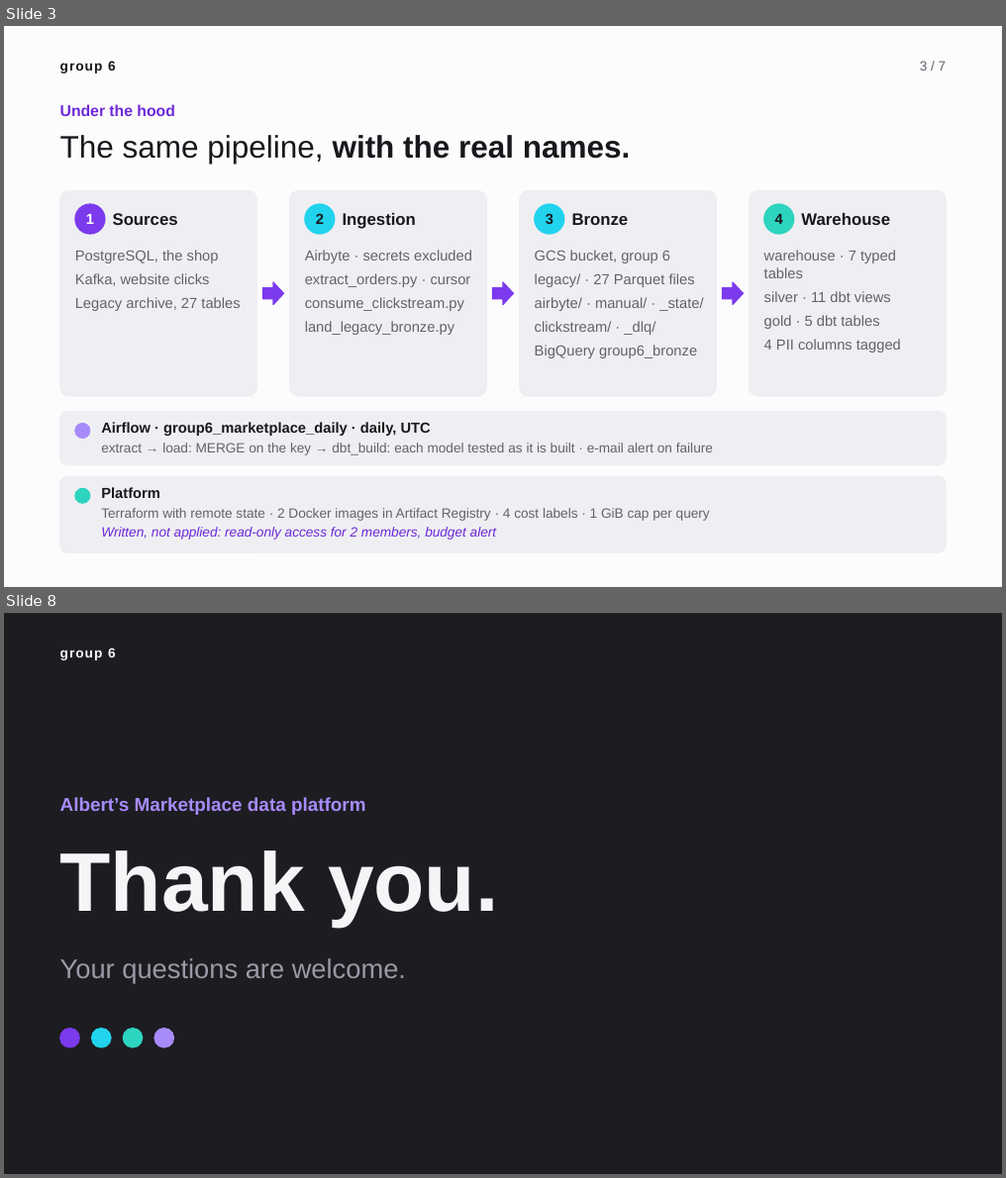
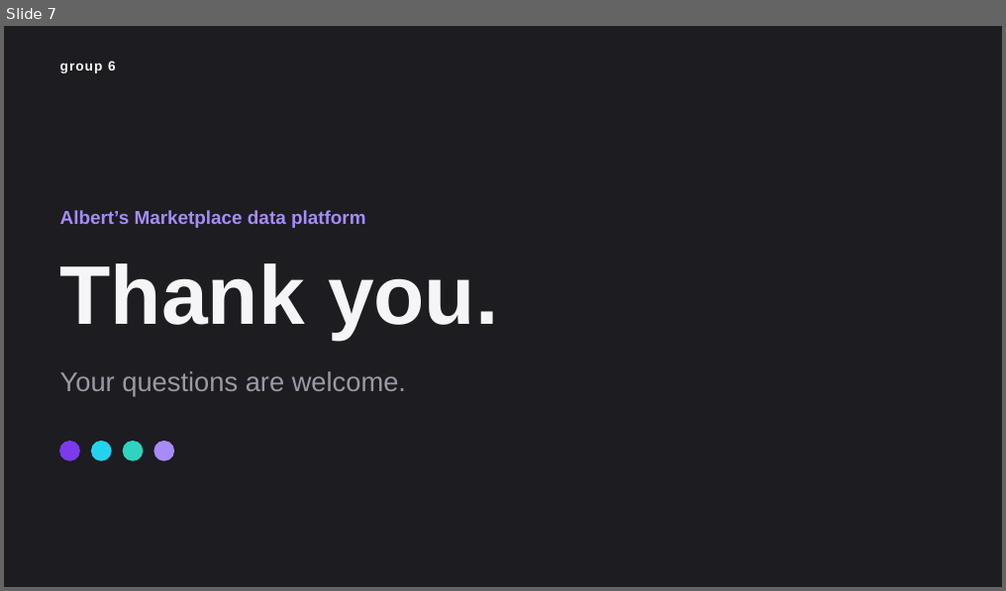
Before and after one commit to antotototototo18/albert-marketplace-data-platform, a slide deck: docs/presentation/group6-pitch.pptx. Shown one above the other, each under a label of ours: slides 3 and 8 before the commit, slide 7 after it; the slides between them are not shown. The pictures are 1006x1178 and 1006x591 pixels, drawn with LibreOffice and Linux fonts; fonts in the diff are those of the drawing. Boxes give left, top, right and bottom in pixels: in the first picture for what was removed or moved away, otherwise in the second. Text is boxed around its words. In the diff, an @@ line names an element or a change of style, - is before the commit and + after.

Commit message:
Deck : retour à 6 slides de pitch
La slide « Under the hood » est retirée. Le deck, le script et le README
reviennent à la version d'avant. Le schéma de docs/architecture.md reste à jour.

```diff
--- a/docs/presentation/group6-pitch.pptx
+++ b/docs/presentation/group6-pitch.pptx
@@ slide 3 removed at (x1=4, y1=26, x2=1002, y2=587), background #FCFCFD @@
@@ text removed at (x1=60, y1=61, x2=116, y2=74) @@
-group 6
@@ text removed at (x1=920, y1=61, x2=946, y2=71) @@
-3 / 7
@@ text removed at (x1=60, y1=104, x2=174, y2=116) @@
-Under the hood
@@ text removed at (x1=60, y1=135, x2=630, y2=164) @@
-The same pipeline, with the real names.
@@ rounded rectangle removed at (x1=60, y1=190, x2=257, y2=396) @@
@@ rounded rectangle removed at (x1=290, y1=190, x2=487, y2=396) @@
@@ rounded rectangle removed at (x1=520, y1=190, x2=717, y2=396) @@
@@ rounded rectangle removed at (x1=748, y1=190, x2=945, y2=396) @@
@@ ellipse removed at (x1=75, y1=204, x2=105, y2=234) @@
@@ text removed at (x1=86, y1=214, x2=94, y2=224) @@
-1
@@ text removed at (x1=113, y1=213, x2=178, y2=225) @@
-Sources
@@ ellipse removed at (x1=305, y1=204, x2=335, y2=234) @@
@@ text removed at (x1=316, y1=213, x2=324, y2=224) @@
-2
@@ text removed at (x1=343, y1=213, x2=416, y2=229) @@
-Ingestion
@@ ellipse removed at (x1=535, y1=204, x2=564, y2=234) @@
@@ text removed at (x1=546, y1=214, x2=553, y2=224) @@
-3
@@ text removed at (x1=572, y1=213, x2=629, y2=225) @@
-Bronze
@@ ellipse removed at (x1=764, y1=204, x2=794, y2=234) @@
@@ text removed at (x1=775, y1=214, x2=783, y2=224) @@
-4
@@ text removed at (x1=801, y1=213, x2=890, y2=225) @@
-Warehouse
@@ text removed at (x1=75, y1=250, x2=240, y2=311) @@
-PostgreSQL, the shop
-Kafka, website clicks
-Legacy archive, 27 tables
@@ text removed at (x1=305, y1=250, x2=472, y2=335) @@
-Airbyte · secrets excluded
-extract_orders.py · cursor
-consume_clickstream.py
-land_legacy_bronze.py
@@ text removed at (x1=535, y1=250, x2=703, y2=359) @@
-GCS bucket, group 6
-legacy/ · 27 Parquet files
-airbyte/ · manual/ · _state/
-clickstream/ · _dlq/
-BigQuery group6_bronze
@@ text removed at (x1=764, y1=250, x2=901, y2=353) @@
-warehouse · 7 typed tables
-silver · 11 dbt views
-gold · 5 dbt tables
-4 PII columns tagged
@@ right arrow removed at (x1=263, y1=282, x2=284, y2=304) @@
@@ right arrow removed at (x1=493, y1=282, x2=514, y2=304) @@
@@ right arrow removed at (x1=722, y1=282, x2=743, y2=304) @@
@@ rounded rectangle removed at (x1=60, y1=411, x2=945, y2=466) @@
@@ ellipse removed at (x1=75, y1=424, x2=90, y2=439) @@
@@ text removed at (x1=101, y1=422, x2=713, y2=456) @@
-Airflow · group6_marketplace_daily · daily, UTC
-extract → load: MERGE on the key → dbt_build: each model tested as it is built · e-mail alert on failure
@@ rounded rectangle removed at (x1=60, y1=476, x2=945, y2=553) @@
@@ ellipse removed at (x1=75, y1=488, x2=90, y2=503) @@
@@ text removed at (x1=101, y1=487, x2=710, y2=540) @@
-Platform
-Terraform with remote state · 2 Docker images in Artifact Registry · 4 cost labels · 1 GiB cap per query
-Written, not applied: read-only access for 2 members, budget alert
@@ what was slide 8 is now slide 7 @@
```
Also in this commit, not shown: 6 slides changed, 3 other files.
